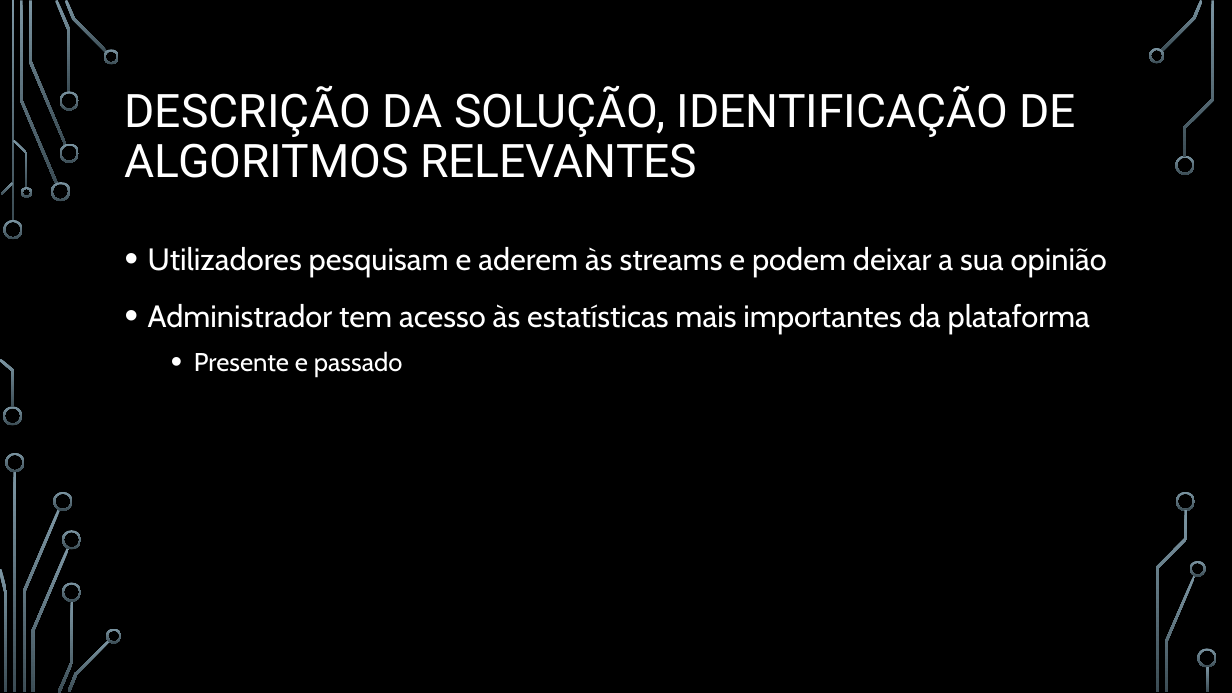
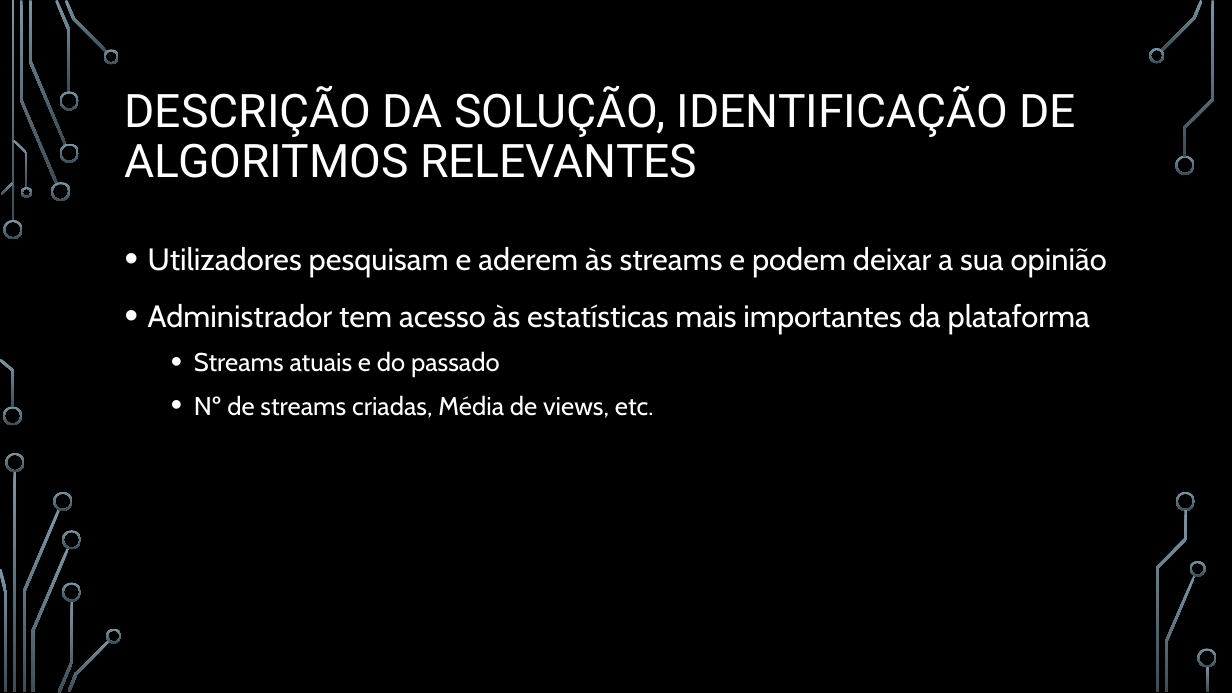
Before and after one commit to BrunoRosendo/StreamZ-AEDA-proj-, a slide deck: slide 5 of StreamZ.pptx. Drawn at 1232x693 pixels with LibreOffice and Linux fonts; fonts in the diff are those of the drawing; background and template pictures are left out. Boxes give left, top, right and bottom in pixels: in the first picture for what was removed or moved away, otherwise in the second. Text is boxed around its words. In the diff, an @@ line names an element or a change of style, - is before the commit and + after.

```diff
--- a/StreamZ.pptx
+++ b/StreamZ.pptx
@@ text at [194, 351, 654, 418]: text changed @@
-  • Presente e passado
+  • Streams atuais e do passado
+  • Nº de streams criadas, Média de views, etc.
```
Also in this commit, not shown: 10 other slides changed, 3 slides added, 1 slide removed.
